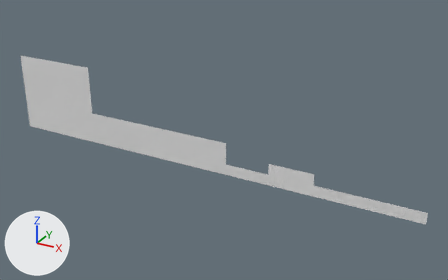
Before and after pictures for a commit that changed the OBJ model Assets/Tiled2Unity/Meshes/level1.obj.
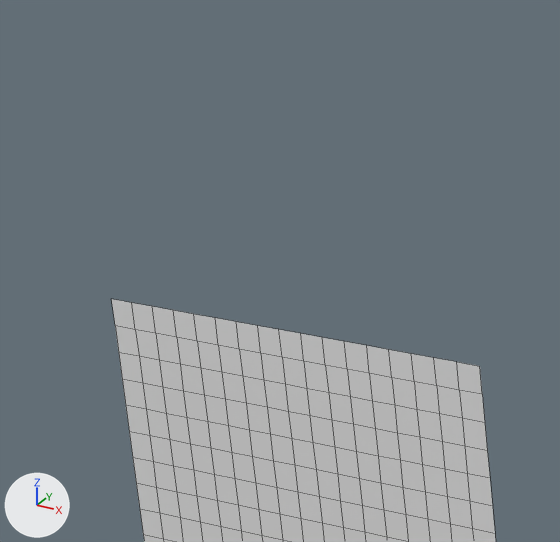
Each version appears first whole from a camera (50 mm lens) standing at (3.87, -27.06, 9.22) and looking at (-11.3, 0.53, -4.58), and next in a close-up on the part from 0% to 23% of the width and 0% to 36% of the height. The axes (+X, +Y, +Z) are drawn at lower left. The lights are the same throughout. The close-ups show mesh edges as thin lines. Where no turn or scale is listed for an object, it has been applied to the vertices.

In view in the first close-up: 'level1'.
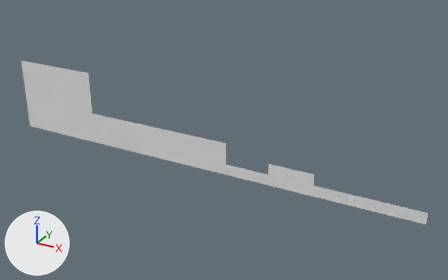
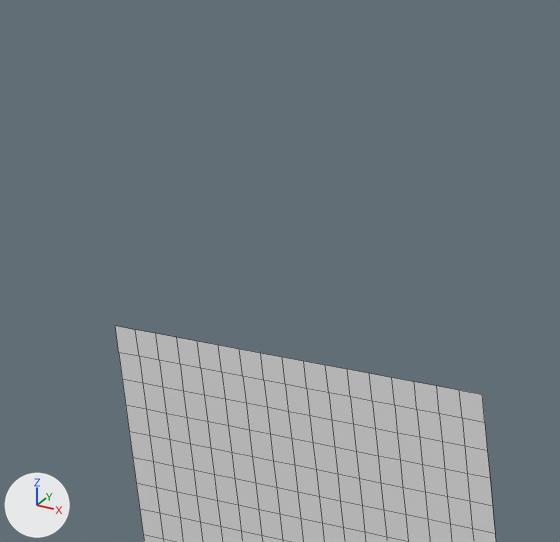
Where the change shows, as pixel boxes (x1, y1, x2, y2) in the close-ups (560 x 542 px):
'level1', reshaped: before (112, 299, 496, 542); after (115, 326, 496, 542)
part 1 of me_level1, deleted: before (112, 299, 482, 394)

The edits, one by one:
me_level1 is used by ob_level1; location (0.0, 0.0, 0.0).
me_level1 had 611 vertices, 513 faces and spanned x -25.6..0.0, y 0.0, z -6.4..-1.6.
me_level1 now has 593 vertices, 496 faces and spans x -25.6..0.0, y 0.0, z -6.4..-1.9.
Part 1, on me_level1:
18 vertices are removed from x -25.6..-20.2, y 0.0, z -1.6.
17 faces are deleted.
